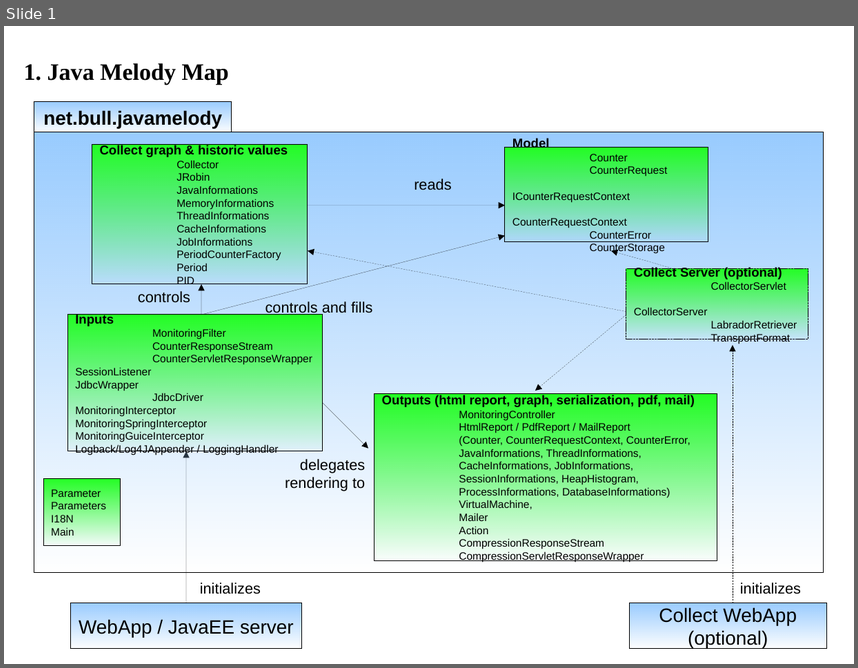
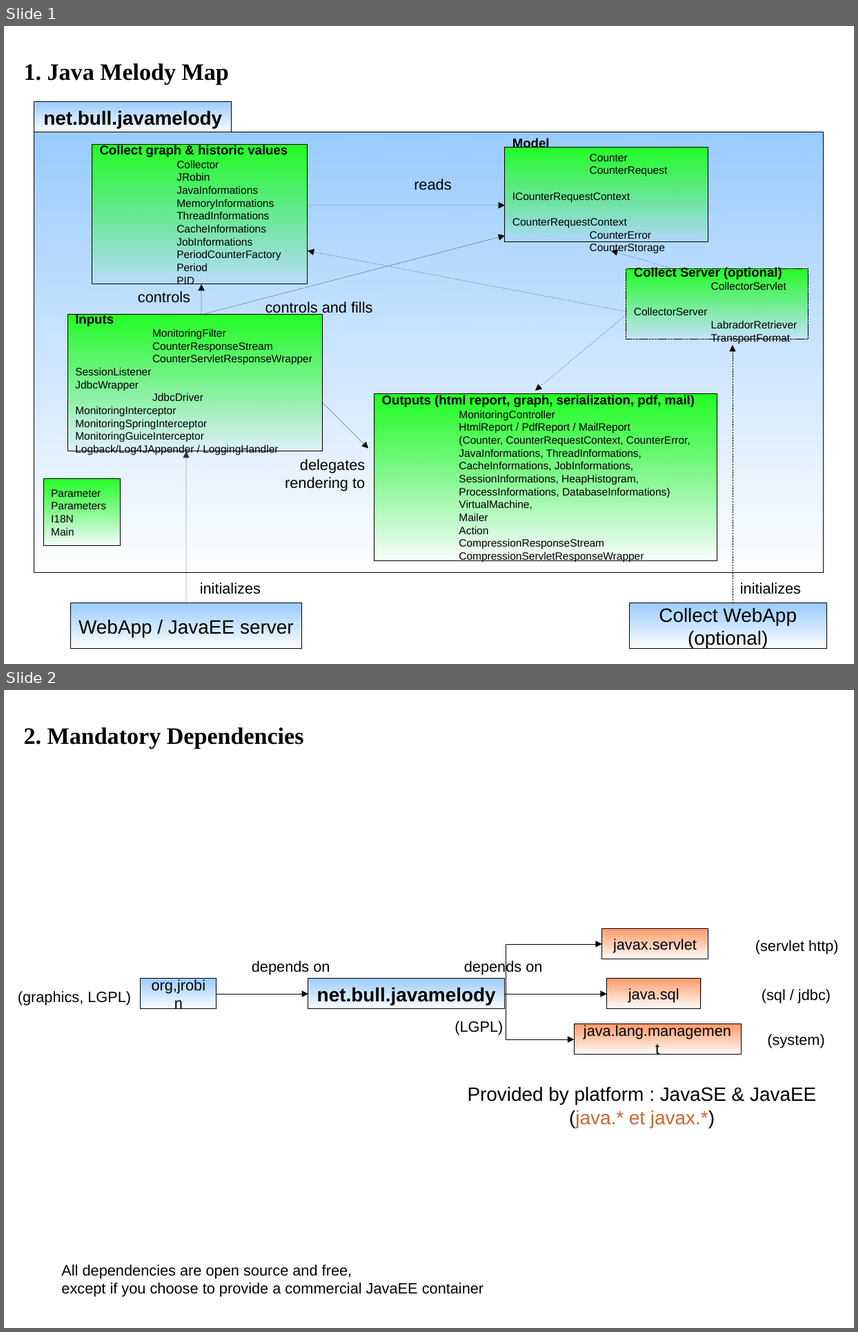
Before and after one commit to shaode/javamelody, a slide deck: javamelody-core/src/site/resources/Map.odp. Shown one above the other, each under a label of ours: slide 1 before the commit, slides 1 and 2 after it. The pictures are 858x668 and 858x1332 pixels, drawn with LibreOffice and Linux fonts; fonts in the diff are those of the drawing. Boxes give left, top, right and bottom in pixels: in the first picture for what was removed or moved away, otherwise in the second. Text is boxed around its words. In the diff, an @@ line names an element or a change of style, - is before the commit and + after.

```diff
--- a/javamelody-core/src/site/resources/Map.odp
+++ b/javamelody-core/src/site/resources/Map.odp
@@ slide 2 added at (4,690,854,1328), background #FFFFFF @@
@@ text added at (24,727,304,749), 22 pt, text #000000, bold @@
+2. Mandatory Dependencies
@@ rectangle added at (603,928,709,958), fill gradient #FF9966, outline #000000 0 pt, 14 pt, text #000000 @@
+javax.servlet
@@ elbow arrow added from (506, 994) to (603, 944), #000000 0 pt @@
@@ text added at (755,940,838,954), 14 pt, text #000000 @@
+(servlet http)
@@ rectangle added at (141,978,216,1009), fill gradient #99CCFF, outline #000000 0 pt, 14 pt, text #000000 @@
+org,jrobin
@@ text added at (252,960,330,975), 14 pt, text #000000 @@
+depends on
@@ rectangle added at (309,978,506,1009), fill gradient #99CCFF, outline #000000 0 pt, 18 pt, text #000000, bold @@
+net.bull.javamelody
@@ text added at (464,960,542,975), 14 pt, text #000000 @@
+depends on
@@ rectangle added at (607,978,702,1009), fill gradient #FF9966, outline #000000 0 pt, 14 pt, text #000000 @@
+java.sql
@@ text added at (18,991,131,1005), 14 pt, text #000000 @@
+(graphics, LGPL)
@@ elbow arrow added from (217, 994) to (309, 994), #000000 0 pt @@
@@ elbow arrow added from (506, 994) to (607, 994), #000000 0 pt @@
@@ elbow arrow added from (506, 994) to (574, 1039), #000000 0 pt @@
@@ text added at (762,989,831,1003), 14 pt, text #000000 @@
+(sql / jdbc)
@@ text added at (455,1021,503,1035), 14 pt, text #000000 @@
+(LGPL)
@@ rectangle added at (574,1024,742,1054), fill gradient #FF9966, outline #000000 0 pt, 14 pt, text #000000 @@
+java.lang.management
@@ text added at (767,1034,824,1048), 14 pt, text #000000 @@
+(system)
@@ text added at (468,1086,816,1127), 18 pt, text #000000 @@
+Provided by platform : JavaSE & JavaEE
+(java.* et javax.*)
@@ text added at (61,1264,484,1297), 14 pt, text #000000 @@
+All dependencies are open source and free,
+except if you choose to provide a commercial JavaEE container
```
Also in this commit, not shown: 2 slides changed.
